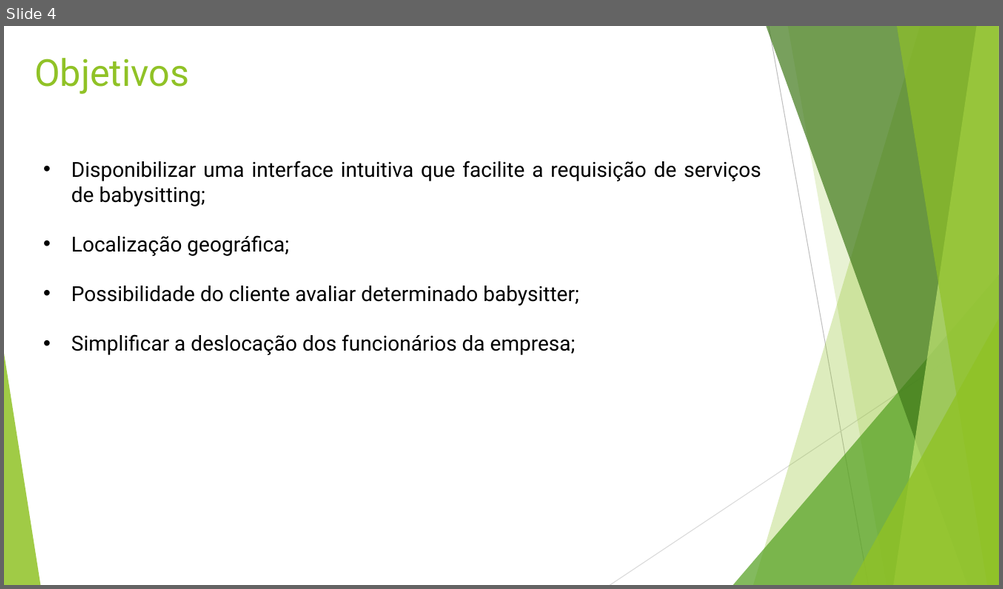
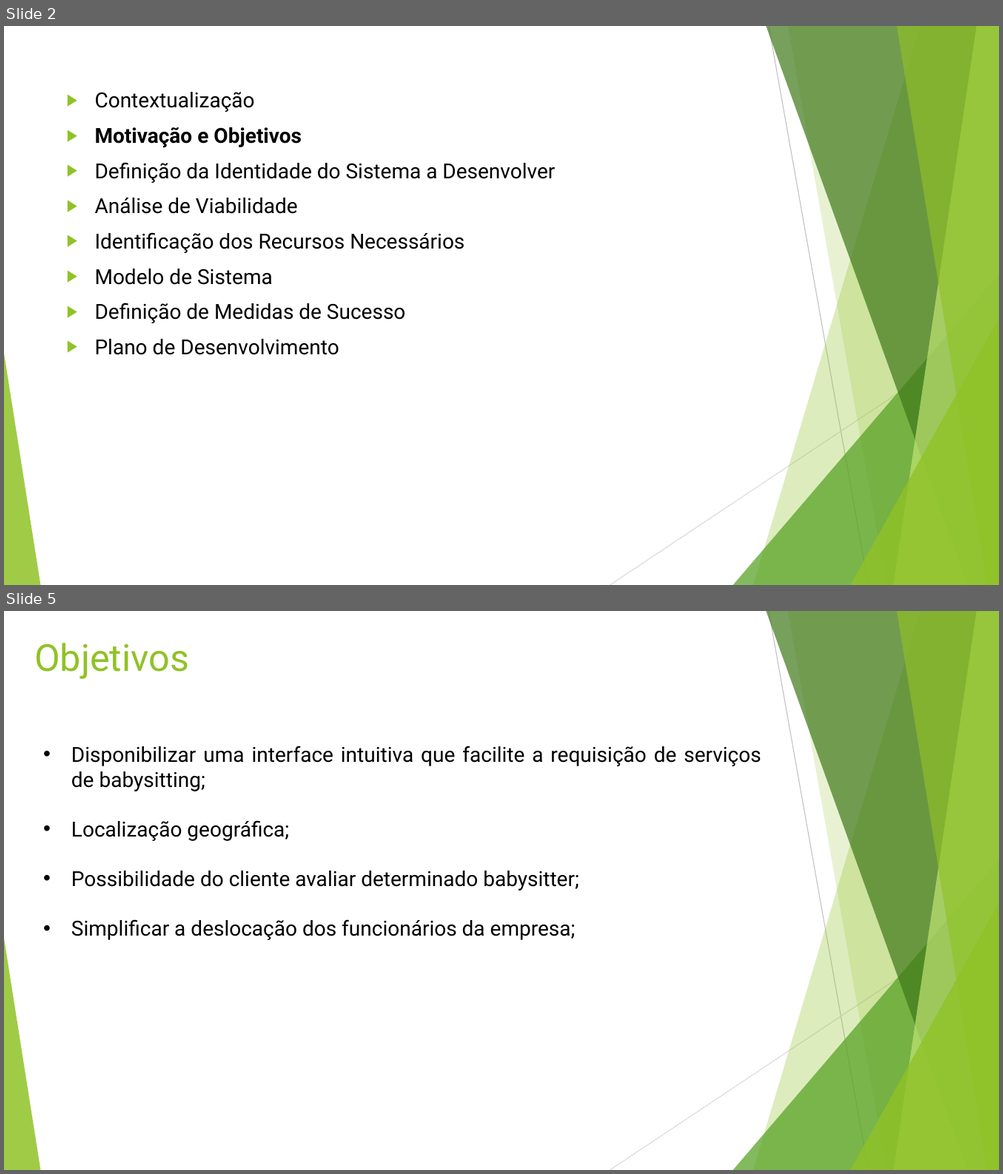
Before and after one commit to vitorjrc/babysitting-system, a slide deck: relatorio/LI4.pptx. Shown one above the other, each under a label of ours: slide 4 before the commit, slides 2 and 5 after it; the slides between them are not shown. The pictures are 1003x589 and 1003x1174 pixels, drawn with LibreOffice and Linux fonts; fonts in the diff are those of the drawing. Boxes give left, top, right and bottom in pixels: in the first picture for what was removed or moved away, otherwise in the second. Text is boxed around its words. In the diff, an @@ line names an element or a change of style, - is before the commit and + after.

```diff
--- a/relatorio/LI4.pptx
+++ b/relatorio/LI4.pptx
@@ slide 2 added at [4, 26, 999, 585], background #FFFFFF; not listed: 10 template elements that a slide beside it also shows @@
@@ text added at [95, 92, 555, 355], 20 pt, text #000000 @@
+▶ Contextualização
+▶ Motivação e Objetivos
+▶ Definição da Identidade do Sistema a Desenvolver
+▶ Análise de Viabilidade
+▶ Identificação dos Recursos Necessários
+▶ Modelo de Sistema
+▶ Definição de Medidas de Sucesso
+▶ Plano de Desenvolvimento
@@ what was slide 4 is now slide 5 @@
```
Also in this commit, not shown: 4 slides changed, 1 other slide added.
